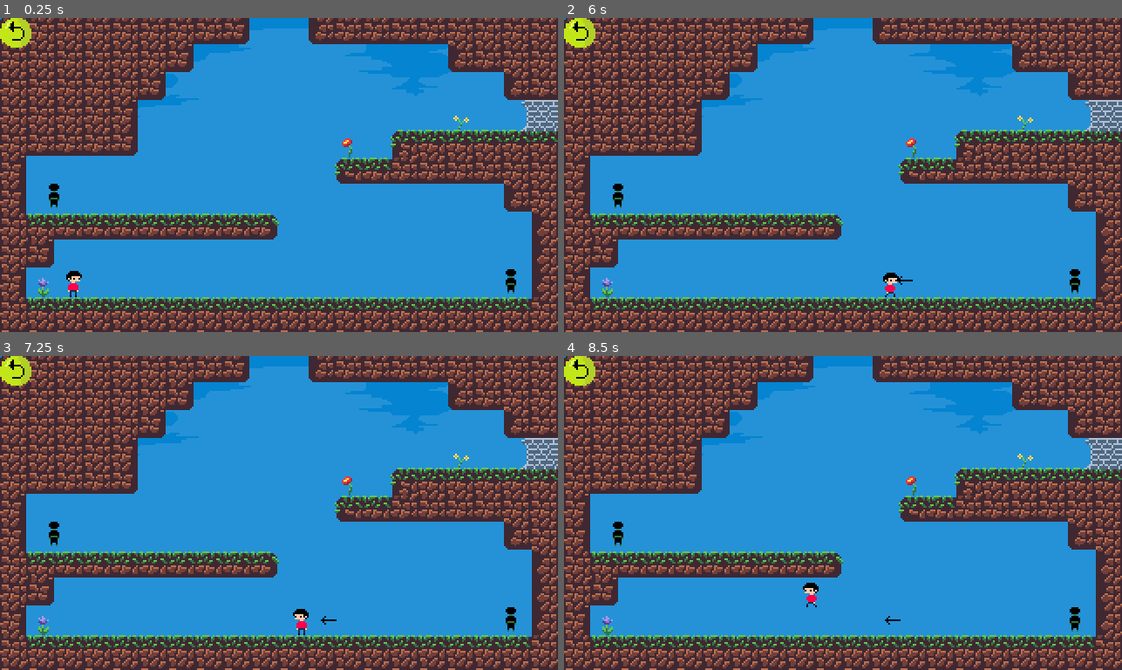
Above: before the commit, frames 1-4 (two rows, left to right).
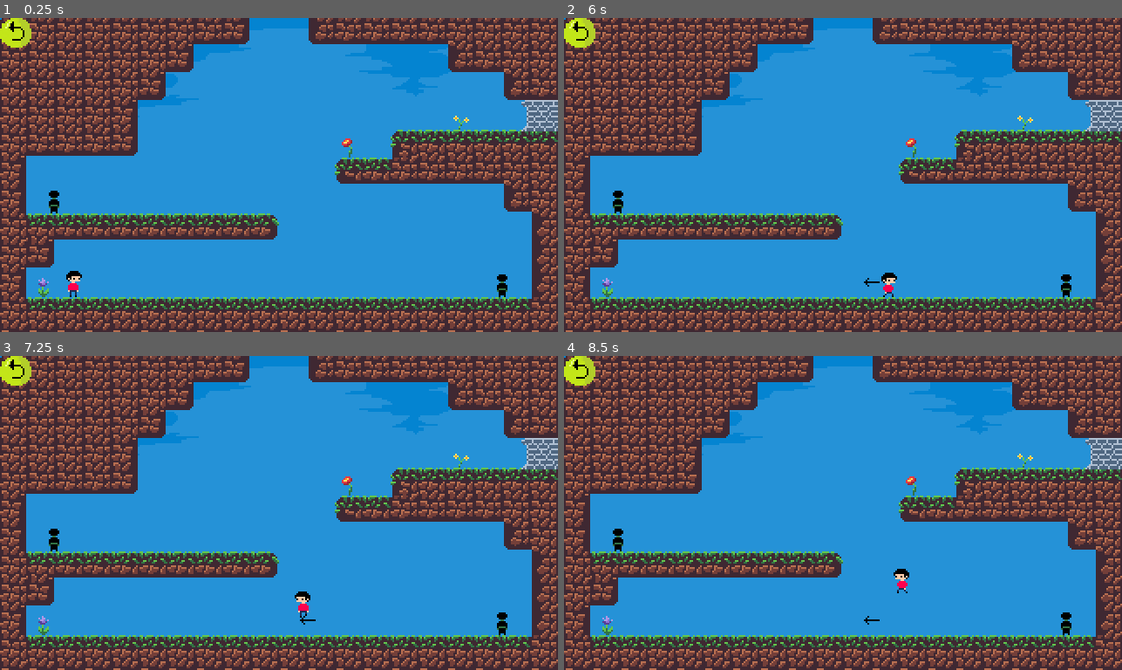
Above: after the commit, the same moments.

Repository: redXmad/brackeys-gamejam-2025-1
Game: Godot game, scene res://scenes/levels/level_7.tscn
The game is run twice, just before and just after one commit, with the same random seed, the same clock (stepped at 60 frames per second) and the same inputs. This scene is started directly instead of the project's main scene.
Inputs (mouse positions are in pixels of both pictures, inside the frame that each line leads up to):
- Up to frame 1 (0.25 s): no input
- Up to frame 2 (6 s): click (580, 33) at 0.5 s; click (580, 33) at 1.25 s; click (580, 33) at 2 s; tap Enter at 2.75 s; hold Right (move_right) 2.78-4.28 s; tap Space (jump) at 3.02, 3.77, 5.27 s; hold A (move_left) 4.28-5.03 s; hold Right (move_right) from 5.03 s (still down)
- Up to frame 3 (7.25 s): tap Space (jump) at 6.02, 6.77 s; release Right (move_right) at 6.53 s; hold A (move_left) from 6.53 s (still down)
- Up to frame 4 (8.5 s): release A (move_left) at 7.28 s; hold Right (move_right) 7.28-8.03 s; hold A (move_left) from 8.03 s (still down); tap Space (jump) at 8.27 s

The runs differ from the first frame. In frame 1, 0.3% of the frame differs, in the area x 8-93%, y 52-90%; in frame 2, 0.4%; in frame 3, 0.6%; in frame 4, 0.6%.

Commit message:
fix archer positions in level 7

Diff:
--- a/scenes/levels/level_7.tscn
+++ b/scenes/levels/level_7.tscn
@@ -55,13 +55,14 @@
 position = Vector2(304, 65)
 
 [node name="Archer" parent="." instance=ExtResource("8_urd50")]
-position = Vector2(293, 158)
+position = Vector2(288, 161)
 
 [node name="CollisionPolygon2D" type="CollisionPolygon2D" parent="Archer"]
+position = Vector2(-8, -1)
 polygon = PackedVector2Array(4, 9, -136, 9, -136, -45, -79, -72, 4, -72)
 
 [node name="Archer2" parent="." instance=ExtResource("8_urd50")]
-position = Vector2(31, 109)
+position = Vector2(31, 113)
 
 [node name="CollisionShape2D" type="CollisionShape2D" parent="Archer2"]
 position = Vector2(0, -5)
